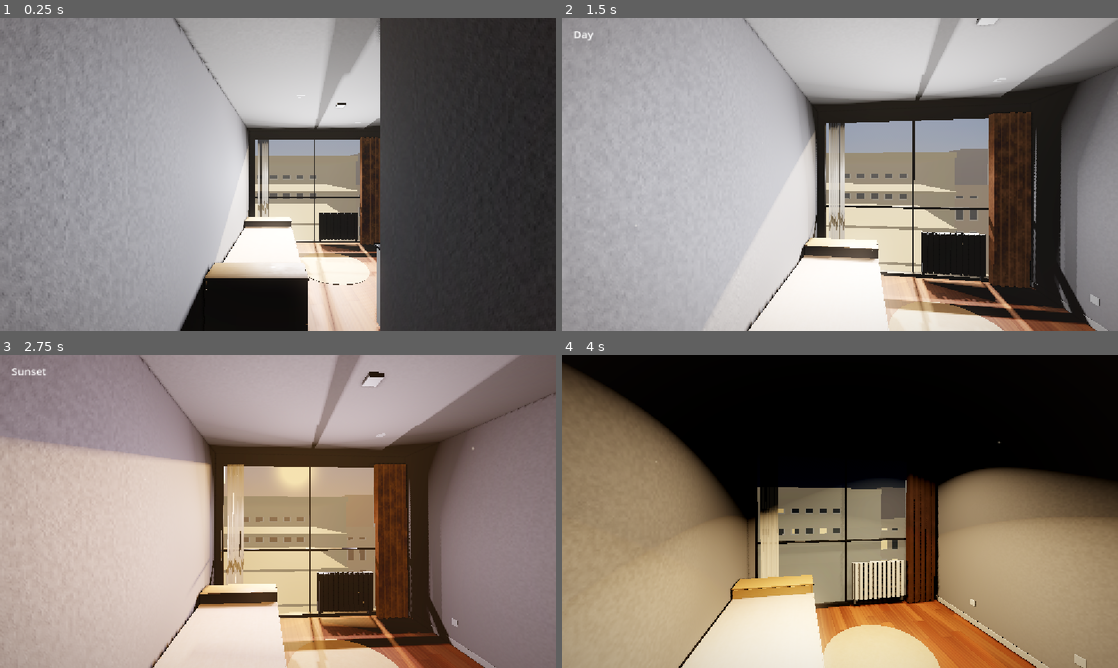
Above: before the commit, frames 1-4 (two rows, left to right).
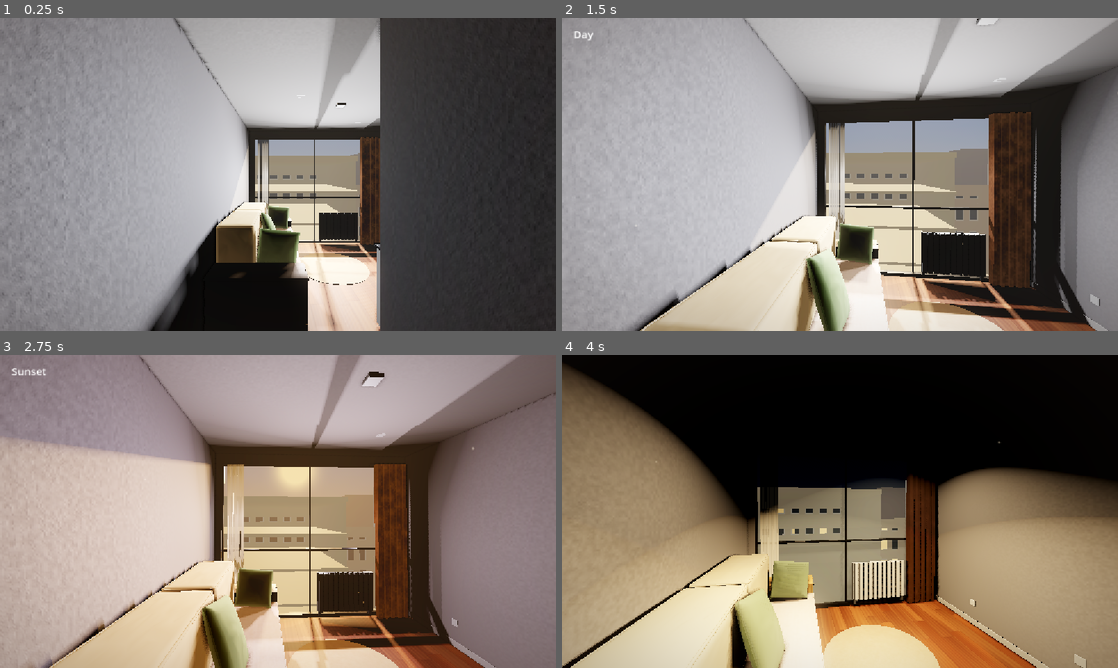
Above: after the commit, the same moments.

Repository: mertgurgenyatagi/NewRoomModel
Game: Godot game, scene res://main.tscn
Same seed, same stepped clock (60 frames per second), same inputs: the game is played once before the commit and once after it.
Inputs (mouse positions are in pixels of both pictures, inside the frame that each line leads up to):
- Up to frame 1 (0.25 s): no input
- Up to frame 2 (1.5 s): tap Enter at 0.5 s; move the mouse to (867, 174) at 0.52 s; hold W from 0.53 s (still down); tap L at 0.6 s; click (867, 174) at 0.67 s; tap Space at 0.77 s; move the mouse to (812, 174) at 1.27 s; tap 1 at 1.35 s
- Up to frame 3 (2.75 s): keep holding W; tap Space at 1.52, 2 s; move the mouse to (289, 505) at 2.02 s; tap 2 at 2.1 s
- Up to frame 4 (4 s): keep holding W; tap Enter at 2.75 s; move the mouse to (834, 517) at 2.77 s; tap 3 at 2.85 s; click (834, 517) at 2.92 s; tap Space at 3.02, 3.5, 3.77 s; move the mouse to (878, 514) at 3.52 s; tap Shift at 3.6 s

The runs differ from the first frame. In frame 1, 4.8% of the frame differs, in the area x 25-61%, y 58-100%; in frame 2, 7.4%; in frame 3, 5.3%; in frame 4, 8.6%, in the area x 0-45%, y 63-100%.

Commit message:
Back support for the daybed: two beige foam cushions, three sage pillows, woven fabric shader
Back is 40 cm deep and comes off at night (bed pulled out, cushions in the gap).
Day position only. PROJECT.md updated for the finished seating hero.

Co-Authored-By: Claude Sonnet 5 <noreply@anthropic.com>

Diff:
--- a/room-godot/main.gd
+++ b/room-godot/main.gd
@@ -109,6 +109,9 @@
 	_shared["Curtain"] = _shader_mat(satin, {"albedo": Color("4a3225"), "roughness": 0.95, "rough_var": 0.05, "sheen": 0.22, "weave": 0.3, "bump_strength": 0.0006, "specular": 0.15})
 	# Daybed: mattress ticking and the frame wood. The kilim is built in _build_kilim().
 	_shared["Mattress"] = _shader_mat(satin, {"albedo": Color("ddd7c9"), "roughness": 0.92, "rough_var": 0.05, "sheen": 0.18, "weave": 0.3, "bump_strength": 0.0004, "specular": 0.15})
+	# Back-support blocks (beige) and scatter pillows (sage): woven cloth
+	_shared["CushionBeige"] = _shader_mat("res://shaders/fabric.gdshader", {"albedo": Color("c0b198"), "roughness": 0.95, "sheen": 0.09, "slub": 0.08, "thread": 0.02})
+	_shared["CushionSage"] = _shader_mat("res://shaders/fabric.gdshader", {"albedo": Color("78876c"), "roughness": 0.95, "sheen": 0.12, "slub": 0.08, "thread": 0.02})
 	_shared["ArmBoxOak"] = _shader_mat(satin, {"albedo": Color("c8975f"), "roughness": 0.55, "rough_var": 0.14, "clearcoat": 0.08, "bump_strength": 0.0004})
 	_shared["BedFrameWhite"] =_shader_mat(satin, {"albedo": Color("e6e4de"), "roughness": 0.45, "rough_var": 0.1, "clearcoat": 0.12})
 
--- /dev/null
+++ b/room-godot/shaders/fabric.gdshader
@@ -0,0 +1,54 @@
+shader_type spatial;
+// Woven cloth (linen / cotton) for cushions, driven by world position, no UVs.
+// Instead of noise bumps (which turned into big pixels), it modulates colour with fine slubs: thin streaks running along
+// the warp and the weft, plus a plain-weave check that fades out with distance so nothing shimmers. Soft rim sheen.
+
+uniform vec3 albedo : source_color = vec3(0.8);
+uniform float roughness = 0.95;
+uniform float sheen = 0.14;
+uniform float slub = 0.07;     // strength of the warp/weft colour streaks
+uniform float thread = 0.05;   // strength of the plain-weave check, visible only close up
+uniform float freq = 260.0;    // streak cells per metre across the thread
+
+varying vec3 wpos;
+varying vec3 wnorm;
+
+float h21(vec2 p) {
+	p = fract(p * vec2(0.1031, 0.1030));
+	p += dot(p, p.yx + 33.33);
+	return fract((p.x + p.y) * p.x);
+}
+
+float vn(vec2 p) {
+	vec2 i = floor(p);
+	vec2 f = fract(p);
+	f = f * f * (3.0 - 2.0 * f);
+	return mix(mix(h21(i), h21(i + vec2(1, 0)), f.x), mix(h21(i + vec2(0, 1)), h21(i + vec2(1, 1)), f.x), f.y);
+}
+
+float fade(float f, float footprint) {
+	return 1.0 - smoothstep(0.5 / f, 1.5 / f, footprint);
+}
+
+void vertex() {
+	wpos = (MODEL_MATRIX * vec4(VERTEX, 1.0)).xyz;
+	wnorm = normalize((MODEL_MATRIX * vec4(NORMAL, 0.0)).xyz);
+}
+
+void fragment() {
+	vec3 n = abs(wnorm);
+	vec2 p = (n.x >= n.y && n.x >= n.z) ? wpos.yz : ((n.y >= n.z) ? wpos.xz : wpos.xy);
+	float fp = length(fwidth(p));
+	float warp = vn(vec2(p.x * freq, p.y * freq * 0.04));
+	float weft = vn(vec2(p.x * freq * 0.04, p.y * freq));
+	float fine = vn(p * freq * 3.4);
+	float streak = ((warp - 0.5) + (weft - 0.5)) * slub * fade(freq, fp) + (fine - 0.5) * slub * 0.5 * fade(freq * 3.4, fp);
+	float check = (sin(p.x * 1300.0) * sin(p.y * 1300.0)) * thread * fade(1300.0, fp);
+	// broad, faint unevenness so a big cushion is not one flat tone
+	float cloud = (vn(p * 6.0) - 0.5) * 0.03;
+	ALBEDO = albedo * (1.0 + streak + check + cloud);
+	ROUGHNESS = roughness;
+	SPECULAR = 0.1;
+	RIM = sheen;
+	RIM_TINT = 0.7;
+}
Binary file changed: room-godot/assets/room.glb
Not shown, added: room-godot/shaders/fabric.gdshader.uid
Not shown, changed: PROJECT.md
Not shown, changed: room.blend
Not shown, changed: tools/add_daybed.py
